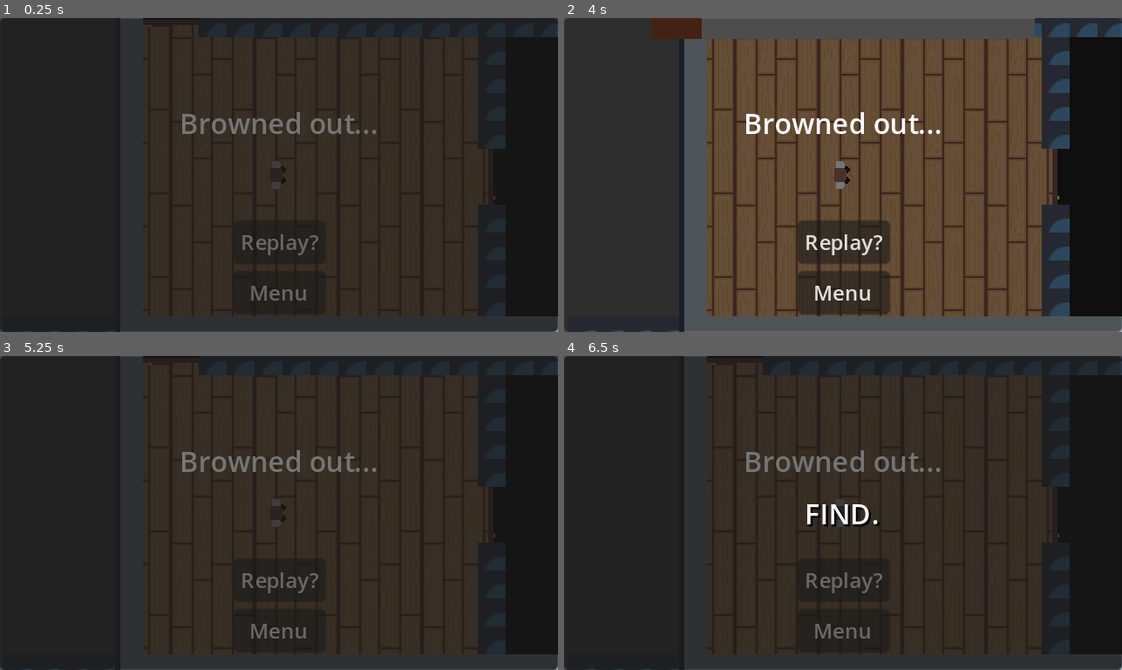
Above: before the commit, frames 1-4 (two rows, left to right).
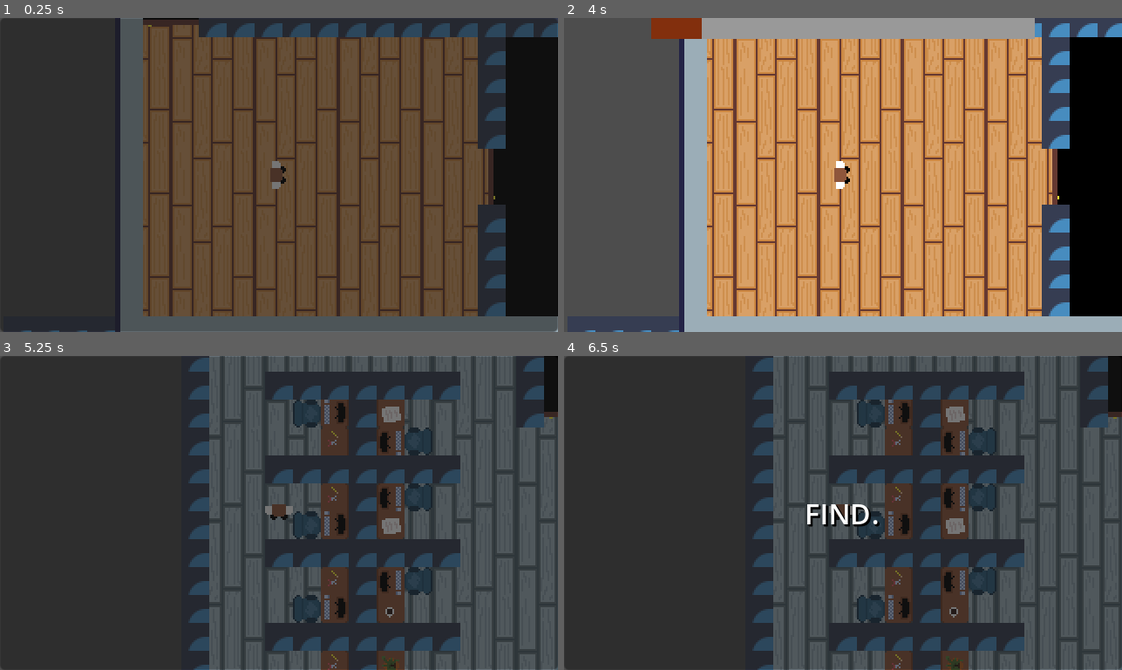
Above: after the commit, the same moments.

Repository: Access547/UWE-Game-Jam
Game: Godot game, scene res://Scenes/House.tscn
Two runs of this game, one before a commit and one after it. Both use one fixed random seed, a clock stepped at 60 frames per second and the inputs below. The engine's default icon, where the game draws it, is replaced by a stand-in: a white triangle on a blue panel in a dark square. Sound files missing from this copy of the repository are replaced by a short silence.
Inputs (mouse positions are in pixels of both pictures, inside the frame that each line leads up to):
- Up to frame 1 (0.25 s): no input
- Up to frame 2 (4 s): click (843, 240) at 0.5 s, where only the run before the commit has a clickable "Replay?"; click (843, 291) at 1.25 s, where only the run before the commit has a clickable "Menu"; click (843, 240) at 2 s, where only the run before the commit has a clickable "Replay?"; click (843, 240) at 2.75 s, where only the run before the commit has a clickable "Replay?"; tap Enter at 3.5 s; move the mouse to (965, 159) at 3.52 s; hold D (move_right) from 3.53 s (still down); click (965, 159) at 3.6 s
- Up to frame 3 (5.25 s): move the mouse to (167, 528) at 4.27 s; release D (move_right) at 4.28 s; hold S (move_down) 4.28-5 s; tap Space (shit) at 4.35 s; click "Next level" at 5 s
- Up to frame 4 (6.5 s): click (843, 578) at 5.75 s, where only the run before the commit has a clickable "Replay?"

The runs differ from the first frame. In frame 1, 58% of the frame differs, in the area x 4-100%, y 0-100%; in frame 2, 91%, in the area x 0-100%, y 0-100%; in frame 3, 46%; in frame 4, 45%.

Commit message:
POOPOOPOOPOOPOO

Diff:
--- a/Scenes/House.tscn
+++ b/Scenes/House.tscn
@@ -696,6 +696,9 @@
 visible_characters = -1
 visible_ratio = 1.0
 
+[node name="youLose" parent="Character/HUD" index="3"]
+visible = false
+
 [node name="Teleporter" parent="." node_paths=PackedStringArray("player") instance=ExtResource("3_e3vp4")]
 position = Vector2(485, -17)
 player = NodePath("../Character")
--- a/Scenes/office.tscn
+++ b/Scenes/office.tscn
@@ -774,14 +774,31 @@
 layer_1/name = "Decor"
 layer_1/tile_data = PackedInt32Array(720894, 4259841, 1, 655370, 4259841, 1, -131056, 4259841, 1, -327661, 4259841, 1,  …(2960 unchanged characters)…
 
+[node name="Toilet" parent="." instance=ExtResource("3_4g2tf")]
+position = Vector2(279, 1416)
+rotation = 3.14159
+scale = Vector2(12, 12)
+
 [node name="Character" parent="." node_paths=PackedStringArray("toilet") instance=ExtResource("2_5gxbo")]
 position = Vector2(9, 17)
 max_speed = 200
 toilet = NodePath("../Toilet")
 level2 = ExtResource("4_d7cy8")
 
-[node name="youWin" parent="Character/HUD" index="2"]
-visible = true
+[node name="RichTextLabel" parent="Character/HUD/youWin" index="0"]
+visible = false
+
+[node name="Next Level" parent="Character/HUD/youWin" index="1"]
+visible = false
+
+[node name="youLose" parent="Character/HUD" index="3"]
+visible = false
+
+[node name="Replay" parent="Character/HUD/youLose" index="1"]
+visible = false
+
+[node name="Menu" parent="Character/HUD/youLose" index="2"]
+visible = false
 
 [node name="NPC" parent="." instance=ExtResource("10_rsxa5")]
 position = Vector2(449, -52)
@@ -867,50 +884,44 @@
 position = Vector2(192, -41)
 
 [node name="Fog" parent="." node_paths=PackedStringArray("doors") instance=ExtResource("7_p6qcf")]
-visible = false
 doors = [NodePath("../DoorVertical3")]
 
 [node name="Polygon2D" type="Polygon2D" parent="Fog"]
 color = Color(0, 0, 0, 1)
-polygon = PackedVector2Array(367, 96, 463, 96, 464, 176, 368, 176)
+polygon = PackedVector2Array(368, 96, 464, 96, 464, 176, 368, 176, 368, 160, 364, 160, 364, 128, 368, 128)
 
 [node name="Fog2" parent="." node_paths=PackedStringArray("doors") instance=ExtResource("7_p6qcf")]
-visible = false
 doors = [NodePath("../DoorVertical2")]
 
 [node name="Polygon2D" type="Polygon2D" parent="Fog2"]
 color = Color(0, 0, 0, 1)
-polygon = PackedVector2Array(367, 16, 367, 31, 363, 31, 363, 63, 368, 63, 368, 79, 463, 80, 463, 16)
+polygon = PackedVector2Array(367, 16, 367, 31, 363, 31, 363, 64, 368, 64, 368, 80, 464, 80, 464, 16)
 
 [node name="Fog3" parent="." node_paths=PackedStringArray("doors") instance=ExtResource("7_p6qcf")]
-visible = false
 doors = [NodePath("../DoorVertical")]
 
 [node name="Polygon2D" type="Polygon2D" parent="Fog3"]
 color = Color(0, 0, 0, 1)
-polygon = PackedVector2Array(368, -80, 368, -63, 360, -63, 361, -31, 369, -32, 369, 0, 464, 0, 464, -80)
+polygon = PackedVector2Array(368, -80, 368, -64, 361, -64, 361, -32, 368, -32, 368, 0, 464, 0, 464, -80)
 
 [node name="Fog4" parent="." node_paths=PackedStringArray("doors") instance=ExtResource("7_p6qcf")]
-visible = false
 doors = [NodePath("../DoorVertical4")]
 
 [node name="Polygon2D" type="Polygon2D" parent="Fog4"]
 color = Color(0, 0, 0, 1)
-polygon = PackedVector2Array(288, -80, 288, 0, 282, 0, 282, 32, 289, 32, 289, 176, 352, 176, 352, 160, 361, 160, 361, 127, 352, 127, 352, 63, 360, 63, 360, 31, 352, 31, 352, -32, 358, -32, 358, -65, 352, -65, 352, -80)
+polygon = PackedVector2Array(288, -80, 288, 0, 282, 0, 282, 32, 289, 32, 289, 176, 352, 176, 352, 160, 361, 160, 361, 127, 352, 127, 352, 64, 361, 64, 361, 31, 352, 31, 352, -32, 358, -32, 358, -65, 352, -65, 352, -80)
 
 [node name="Fog5" parent="." node_paths=PackedStringArray("doors") instance=ExtResource("7_p6qcf")]
-visible = false
 doors = [NodePath("../DoorHorizontal2")]
 
 [node name="Polygon2D" type="Polygon2D" parent="Fog5"]
 color = Color(0, 0, 0, 1)
-polygon = PackedVector2Array(208, -80, 209, -42, 242, -42, 241, -49, 272, -49, 272, -80)
+polygon = PackedVector2Array(208, -80, 208, -42, 241, -42, 241, -48, 272, -48, 272, -80)
 
 [node name="DoorHorizontal2" parent="." instance=ExtResource("3_m2sgf")]
 position = Vector2(240, -42)
 
 [node name="Fog6" parent="." node_paths=PackedStringArray("doors") instance=ExtResource("7_p6qcf")]
-visible = false
 doors = [NodePath("../DoorHorizontal")]
 
 [node name="Polygon2D" type="Polygon2D" parent="Fog6"]
@@ -921,7 +932,6 @@
 position = Vector2(224, 81)
 
 [node name="Fog7" parent="." node_paths=PackedStringArray("doors") instance=ExtResource("7_p6qcf")]
-visible = false
 doors = [NodePath("../DoorHorizontal3")]
 
 [node name="Polygon2D" type="Polygon2D" parent="Fog7"]
@@ -929,7 +939,6 @@
 polygon = PackedVector2Array(225, 84, 225, 176, 192, 176, 192, 84)
 
 [node name="Fog8" parent="." instance=ExtResource("7_p6qcf")]
-visible = false
 
 [node name="Polygon2D" type="Polygon2D" parent="Fog8"]
 
@@ -1006,7 +1015,6 @@
 position = Vector2(1888, 358)
 
 [node name="Fog9" parent="." node_paths=PackedStringArray("doors") instance=ExtResource("7_p6qcf")]
-visible = false
 doors = [NodePath("../DoorHorizontal22")]
 
 [node name="Polygon2D" type="Polygon2D" parent="Fog9"]
@@ -1014,15 +1022,13 @@
 polygon = PackedVector2Array(1360, 352, 1424, 352, 1424, 358, 1437.71, 358, 1456, 358, 1456, 351, 1520, 352, 1520, 288, 1360, 288)
 
 [node name="Fog10" parent="." node_paths=PackedStringArray("doors") instance=ExtResource("7_p6qcf")]
-visible = false
 doors = [NodePath("../DoorHorizontal4")]
 
 [node name="Polygon2D" type="Polygon2D" parent="Fog10"]
 color = Color(0, 0, 0, 1)
-polygon = PackedVector2Array(1456, 416, 1456, 480, 1248, 480, 1248, 416, 1329, 416, 1329, 410, 1360, 410, 1360, 416)
+polygon = PackedVector2Array(1456, 416, 1456, 480, 1248, 480, 1248, 416, 1328, 416, 1328, 410, 1360, 410, 1360, 416)
 
 [node name="Fog11" parent="." node_paths=PackedStringArray("doors") instance=ExtResource("7_p6qcf")]
-visible = false
 doors = [NodePath("../DoorVertical5")]
 
 [node name="Polygon2D" type="Polygon2D" parent="Fog11"]
@@ -1030,15 +1036,13 @@
 polygon = PackedVector2Array(1296, 400, 1296, 368, 1305, 368, 1305, 335, 1296, 335, 1296, 288, 1248, 288, 1248, 400)
 
 [node name="Fog12" parent="." node_paths=PackedStringArray("doors") instance=ExtResource("7_p6qcf")]
-visible = false
 doors = [NodePath("../DoorHorizontal5")]
 
 [node name="Polygon2D" type="Polygon2D" parent="Fog12"]
 color = Color(0, 0, 0, 1)
-polygon = PackedVector2Array(1487, 416, 1472, 416, 1472, 480, 1519, 480, 1520, 410, 1488, 411)
+polygon = PackedVector2Array(1488, 416, 1472, 416, 1472, 480, 1520, 480, 1520, 410, 1488, 410)
 
 [node name="Fog13" parent="." node_paths=PackedStringArray("doors") instance=ExtResource("7_p6qcf")]
-visible = false
 doors = [NodePath("../DoorHorizontal6")]
 
 [node name="Polygon2D" type="Polygon2D" parent="Fog13"]
@@ -1046,7 +1050,6 @@
 polygon = PackedVector2Array(1552, 416, 1536, 416, 1536, 480, 1600, 480, 1600, 416, 1584, 416, 1584, 409, 1552, 409)
 
 [node name="Fog14" parent="." node_paths=PackedStringArray("doors") instance=ExtResource("7_p6qcf")]
-visible = false
 doors = [NodePath("../DoorHorizontal7")]
 
 [node name="Polygon2D" type="Polygon2D" parent="Fog14"]
@@ -1054,7 +1057,6 @@
 polygon = PackedVector2Array(1616, 416, 1648, 416, 1648, 407, 1680, 407, 1680, 416, 1744, 416, 1744, 480, 1616, 480)
 
 [node name="Fog15" parent="." node_paths=PackedStringArray("doors") instance=ExtResource("7_p6qcf")]
-visible = false
 doors = [NodePath("../DoorHorizontal8")]
 
 [node name="Polygon2D" type="Polygon2D" parent="Fog15"]
@@ -1062,7 +1064,6 @@
 polygon = PackedVector2Array(1760, 416, 1792, 416, 1792, 410, 1824, 410, 1824, 480, 1760, 480)
 
 [node name="Fog16" parent="." node_paths=PackedStringArray("doors") instance=ExtResource("7_p6qcf")]
-visible = false
 doors = [NodePath("../DoorHorizontal23")]
 
 [node name="Polygon2D" type="Polygon2D" parent="Fog16"]
@@ -1070,7 +1071,6 @@
 polygon = PackedVector2Array(1840, 416, 1856, 416, 1856, 407, 1888, 407, 1888, 416, 1904, 416, 1904, 480, 1839, 480)
 
 [node name="Fog17" parent="." node_paths=PackedStringArray("doors") instance=ExtResource("7_p6qcf")]
-visible = false
 doors = [NodePath("../DoorHorizontal24")]
 
 [node name="Polygon2D" type="Polygon2D" parent="Fog17"]
@@ -1078,7 +1078,6 @@
 polygon = PackedVector2Array(1840, 352, 1840, 288, 1904, 288, 1904, 352, 1888, 352, 1888, 358, 1856, 358, 1856, 352)
 
 [node name="Fog18" parent="." node_paths=PackedStringArray("doors") instance=ExtResource("7_p6qcf")]
-visible = false
 doors = [NodePath("../DoorHorizontal19")]
 
 [node name="Polygon2D" type="Polygon2D" parent="Fog18"]
@@ -1086,7 +1085,6 @@
 polygon = PackedVector2Array(1632, 352, 1680, 352, 1680, 358, 1712, 358, 1712, 351, 1777, 352, 1776, 288, 1632, 288)
 
 [node name="Fog19" parent="." node_paths=PackedStringArray("doors") instance=ExtResource("7_p6qcf")]
-visible = false
 doors = [NodePath("../DoorHorizontal20")]
 
 [node name="Polygon2D" type="Polygon2D" parent="Fog19"]
@@ -1094,23 +1092,20 @@
 polygon = PackedVector2Array(1584, 358, 1584, 288, 1616, 288, 1616, 358)
 
 [node name="Fog20" parent="." node_paths=PackedStringArray("doors") instance=ExtResource("7_p6qcf")]
-visible = false
 doors = [NodePath("../DoorHorizontal21")]
 
 [node name="Polygon2D" type="Polygon2D" parent="Fog20"]
 color = Color(0, 0, 0, 1)
-polygon = PackedVector2Array(1535, 361, 1535, 368, 1456, 367, 1456, 361, 1424, 361, 1424, 368, 1344, 367, 1344, 282, 1312, 282, 1312, 335, 1307, 340, 1308, 368, 1313, 368, 1312, 400, 1328, 400, 1328, 406, 1360, 406, 1360, 400, 1488, 400, 1488, 407, 1520, 407, 1520, 400, 1552, 400, 1552, 406, 1584, 406, 1584, 400, 1648, 400, 1648, 404, 1680, 404, 1680, 400, 1792, 400, 1792, 407, 1824, 407, 1824, 400, 1856, 400, 1856, 404, 1888, 404, 1888, 400, 1904, 400, 1904, 368, 1887, 368, 1887, 361, 1856, 361, 1856, 368, 1824, 368,  …(142 unchanged characters)…
+polygon = PackedVector2Array(1535, 361, 1535, 368, 1456, 367, 1456, 361, 1424, 361, 1424, 368, 1344, 367, 1344, 282, 1312, 282, 1312, 335, 1308, 335, 1308, 368, 1312, 368, 1312, 400, 1328, 400, 1328, 407, 1360, 407, 1360, 400, 1488, 400, 1488, 407, 1520, 407, 1520, 400, 1552, 400, 1552, 406, 1584, 406, 1584, 400, 1648, 400, 1648, 404, 1680, 404, 1680, 400, 1792, 400, 1792, 407, 1824, 407, 1824, 400, 1856, 400, 1856, 404, 1888, 404, 1888, 400, 1904, 400, 1904, 368, 1888, 368, 1888, 361, 1856, 361, 1856, 368, 1824, 368,  …(142 unchanged characters)…
 
 [node name="Fog21" parent="." node_paths=PackedStringArray("doors") instance=ExtResource("7_p6qcf")]
-visible = false
 doors = [NodePath("../DoorVertical7")]
 
 [node name="Polygon2D" type="Polygon2D" parent="Fog21"]
 color = Color(0, 0, 0, 1)
-polygon = PackedVector2Array(1296, 17, 1296, 64, 1248, 64, 1248, -112, 1329, -112, 1328, -64, 1296, -64, 1296, -48, 1280, -48, 1281, -32, 1292, -32, 1292, -1, 1280, -1, 1280, 16)
+polygon = PackedVector2Array(1296, 16, 1296, 64, 1248, 64, 1248, -112, 1328, -112, 1328, -64, 1296, -64, 1296, -48, 1280, -48, 1281, -32, 1292, -32, 1292, 0, 1280, 0, 1280, 16)
 
 [node name="Fog22" parent="." node_paths=PackedStringArray("doors") instance=ExtResource("7_p6qcf")]
-visible = false
 doors = [NodePath("../DoorHorizontal15")]
 
 [node name="Polygon2D" type="Polygon2D" parent="Fog22"]
@@ -1118,15 +1113,13 @@
 polygon = PackedVector2Array(1376, -58, 1376, -112, 1344, -112, 1344, -58)
 
 [node name="Fog23" parent="." node_paths=PackedStringArray("doors") instance=ExtResource("7_p6qcf")]
-visible = false
 doors = [NodePath("../DoorHorizontal18")]
 
 [node name="Polygon2D" type="Polygon2D" parent="Fog23"]
 color = Color(0, 0, 0, 1)
-polygon = PackedVector2Array(1408, -64, 1392, -64, 1392, -112, 1456, -112, 1456, -64, 1439, -64, 1440, -58, 1408, -58)
+polygon = PackedVector2Array(1408, -64, 1392, -64, 1392, -112, 1456, -112, 1456, -64, 1440, -64, 1440, -58, 1408, -58)
 
 [node name="Fog24" parent="." node_paths=PackedStringArray("doors") instance=ExtResource("7_p6qcf")]
-visible = false
 doors = [NodePath("../DoorHorizontal9")]
 
 [node name="Polygon2D" type="Polygon2D" parent="Fog24"]
@@ -1134,42 +1127,37 @@
 polygon = PackedVector2Array(1472, -64, 1536, -64, 1536, -57, 1568, -57, 1568, -64, 1632, -64, 1632, -113, 1472, -112)
 
 [node name="Fog25" parent="." node_paths=PackedStringArray("doors") instance=ExtResource("7_p6qcf")]
-visible = false
 doors = [NodePath("../DoorHorizontal12")]
 
 [node name="Polygon2D" type="Polygon2D" parent="Fog25"]
 color = Color(0, 0, 0, 1)
-polygon = PackedVector2Array(1647, -57, 1648, -112, 1680, -112, 1680, -56)
+polygon = PackedVector2Array(1648, -56, 1648, -112, 1680, -112, 1680, -56)
 
 [node name="Fog26" parent="." node_paths=PackedStringArray("doors") instance=ExtResource("7_p6qcf")]
-visible = false
 doors = [NodePath("../DoorHorizontal13")]
 
 [node name="Polygon2D" type="Polygon2D" parent="Fog26"]
 color = Color(0, 0, 0, 1)
-polygon = PackedVector2Array(1696, -59, 1696, -112, 1728, -112, 1728, -58)
+polygon = PackedVector2Array(1696, -58, 1696, -112, 1728, -112, 1728, -58)
 
 [node name="Fog27" parent="." node_paths=PackedStringArray("doors") instance=ExtResource("7_p6qcf")]
-visible = false
 doors = [NodePath("../DoorHorizontal14")]
 
 [node name="Polygon2D" type="Polygon2D" parent="Fog27"]
 color = Color(0, 0, 0, 1)
-polygon = PackedVector2Array(1743, -61, 1744, -112, 1776, -112, 1777, -60)
+polygon = PackedVector2Array(1744, -60, 1744, -112, 1776, -112, 1777, -60)
 
 [node name="DoorHorizontal35" parent="." instance=ExtResource("3_m2sgf")]
 position = Vector2(544, 1059)
 
 [node name="Fog28" parent="." node_paths=PackedStringArray("doors") instance=ExtResource("7_p6qcf")]
-visible = false
 doors = [NodePath("../DoorHorizontal16")]
 
 [node name="Polygon2D" type="Polygon2D" parent="Fog28"]
 color = Color(0, 0, 0, 1)
-polygon = PackedVector2Array(1792, -61, 1792, -112, 1888, -112, 1888, -16, 1840, -16, 1840, -64, 1824, -64, 1824, -60)
+polygon = PackedVector2Array(1792, -60, 1792, -112, 1888, -112, 1888, -16, 1840, -16, 1840, -64, 1825, -64, 1825, -60)
 
 [node name="Fog29" parent="." node_paths=PackedStringArray("doors") instance=ExtResource("7_p6qcf")]
-visible = false
 doors = [NodePath("../DoorVertical6")]
 
 [node name="Polygon2D" type="Polygon2D" parent="Fog29"]
@@ -1177,15 +1165,13 @@
 polygon = PackedVector2Array(1834, 0, 1888, 0, 1888, 64, 1840, 64, 1840, 32, 1834, 32)
 
 [node name="Fog30" parent="." node_paths=PackedStringArray("doors") instance=ExtResource("7_p6qcf")]
-visible = false
 doors = [NodePath("../DoorHorizontal10")]
 
 [node name="Polygon2D" type="Polygon2D" parent="Fog30"]
 color = Color(0, 0, 0, 1)
-polygon = PackedVector2Array(1664, -7, 1664, 0, 1584, 0, 1584, 64, 1777, 64, 1777, 0, 1696, 0, 1696, -8)
+polygon = PackedVector2Array(1664, -8, 1664, 0, 1584, 0, 1584, 64, 1777, 64, 1777, 0, 1696, 0, 1696, -8)
 
 [node name="Fog31" parent="." node_paths=PackedStringArray("doors") instance=ExtResource("7_p6qcf")]
-visible = false
 doors = [NodePath("../DoorHorizontal11")]
 
 [node name="Polygon2D" type="Polygon2D" parent="Fog31"]
@@ -1193,12 +1179,11 @@
 polygon = PackedVector2Array(1536, -7, 1536, 64, 1568, 64, 1568, -7)
 
 [node name="Fog32" parent="." node_paths=PackedStringArray("doors") instance=ExtResource("7_p6qcf")]
-visible = false
 doors = [NodePath("../DoorHorizontal17")]
 
 [node name="Polygon2D" type="Polygon2D" parent="Fog32"]
 color = Color(0, 0, 0, 1)
-polygon = PackedVector2Array(1360, -1, 1360, 64, 1520, 64, 1520, 0, 1441, -1, 1441, -8, 1408, -8, 1408, 1)
+polygon = PackedVector2Array(1360, 0, 1360, 64, 1520, 64, 1520, 0, 1440, -1, 1440, -8, 1408, -8, 1408, 0)
 
 [node name="DoorHorizontal25" parent="." instance=ExtResource("3_m2sgf")]
 position = Vector2(1344, 279)
@@ -1207,12 +1192,11 @@
 position = Vector2(1823, 278)
 
 [node name="Fog33" parent="." node_paths=PackedStringArray("doors") instance=ExtResource("7_p6qcf")]
-visible = false
 doors = [NodePath("../DoorHorizontal26"), NodePath("../DoorHorizontal25")]
 
 [node name="Polygon2D" type="Polygon2D" parent="Fog33"]
 color = Color(0, 0, 0, 1)
-polygon = PackedVector2Array(1824, 277, 1824, 32, 1830, 32, 1831, 0, 1824, 0, 1824, -57, 1791, -57, 1791, -48, 1776, -48, 1777, -57, 1744, -57, 1744, -48, 1728, -48, 1728, -55, 1696, -55, 1696, -48, 1680, -48, 1680, -53, 1648, -53, 1648, -48, 1567, -48, 1567, -54, 1537, -54, 1537, -48, 1440, -48, 1440, -55, 1408, -55, 1408, -48, 1375, -48, 1375, -55, 1344, -55, 1344, -48, 1312, -48, 1312, -32, 1295, -32, 1295, -1, 1312, -1, 1312, 279, 1344, 279, 1344, -16, 1408, -16, 1408, -11, 1440, -11, 1440, -16, 1536, -16, 1536, -10, 1568, -10, 1568, -16, 1664, -16, 1665, -11, 1696, -11, 1696, -16, 1792, -16, 1792, 278)
+polygon = PackedVector2Array(1824, 278, 1824, 32, 1831, 32, 1831, 0, 1824, 0, 1824, -57, 1791, -57, 1791, -48, 1776, -48, 1777, -57, 1744, -57, 1744, -48, 1728, -48, 1728, -55, 1696, -55, 1696, -48, 1680, -48, 1680, -53, 1648, -53, 1648, -48, 1568, -48, 1568, -54, 1536, -54, 1536, -49, 1440, -48, 1440, -55, 1408, -55, 1408, -48, 1376, -48, 1376, -55, 1344, -55, 1344, -48, 1312, -48, 1312, -32, 1295, -32, 1295, 0, 1312, 0, 1312, 279, 1344, 279, 1344, -16, 1408, -16, 1408, -11, 1440, -11, 1440, -16, 1535, -16, 1535, -10, 1568, -10, 1568, -16, 1664, -16, 1664, -11, 1696, -11, 1696, -16, 1792, -16, 1791, 278)
 
 [node name="DoorHorizontal27" parent="." instance=ExtResource("3_m2sgf")]
 position = Vector2(400, 1061)
@@ -1245,23 +1229,20 @@
 position = Vector2(247, 1104)
 
 [node name="Fog34" parent="." node_paths=PackedStringArray("doors") instance=ExtResource("7_p6qcf")]
-visible = false
 doors = [NodePath("../DoorHorizontal35")]
 
 [node name="Polygon2D" type="Polygon2D" parent="Fog34"]
 color = Color(0, 0, 0, 1)
-polygon = PackedVector2Array(544, 1062, 544, 1072, 656, 1072 …(84 unchanged characters)… 1097, 880, 1104, 928, 1104, 928, 1136, 879, 1136, 878, 1142, 848, 1142, 848, 1136, 799, 1136, 800, 1216, 559, 1216, 559, 1221, 528, 1221, 528, 1216, 352, 1216, …(341 unchanged characters)…
+polygon = PackedVector2Array(544, 1062, 544, 1072, 656, 1072 …(84 unchanged characters)… 1097, 880, 1104, 928, 1104, 928, 1136, 880, 1136, 880, 1142, 848, 1142, 848, 1136, 799, 1136, 800, 1216, 560, 1216, 560, 1221, 528, 1221, 528, 1216, 352, 1216, …(341 unchanged characters)…
 
 [node name="Fog35" parent="." node_paths=PackedStringArray("doors") instance=ExtResource("7_p6qcf")]
-visible = false
 doors = [NodePath("../DoorHorizontal28")]
 
 [node name="Polygon2D" type="Polygon2D" parent="Fog35"]
 color = Color(0, 0, 0, 1)
-polygon = PackedVector2Array(528, 1224, 528, 1232, 432, 1232, 432, 1424, 720, 1424, 720, 1232, 560, 1232, 560, 1224)
+polygon = PackedVector2Array(528, 1224, 528, 1232, 432, 1232, 432, 1424, 720, 1424, 720, 1232, 567.897, 1232, 560, 1232, 560, 1224)
 
 [node name="Fog36" parent="." node_paths=PackedStringArray("doors") instance=ExtResource("7_p6qcf")]
-visible = false
 doors = [NodePath("../DoorHorizontal29")]
 
 [node name="Polygon2D" type="Polygon2D" parent="Fog36"]
@@ -1269,31 +1250,27 @@
 polygon = PackedVector2Array(880, 1145, 880, 1152, 929, 1152, 928, 1424, 736, 1424, 736, 1232, 816, 1232, 816, 1152, 848, 1152, 848, 1145)
 
 [node name="Fog37" parent="." node_paths=PackedStringArray("doors") instance=ExtResource("7_p6qcf")]
-visible = false
 doors = [NodePath("../DoorHorizontal32")]
 
 [node name="Polygon2D" type="Polygon2D" parent="Fog37"]
 color = Color(0, 0, 0, 1)
-polygon = PackedVector2Array(816, 1088, 816, 992, 928, 992, 928, 1088, 879, 1088, 880, 1094, 848, 1094, 848, 1088)
+polygon = PackedVector2Array(816, 1088, 816, 992, 928, 992, 928, 1088, 880, 1088, 880, 1094, 848, 1094, 848, 1088)
 
 [node name="Fog38" parent="." node_paths=PackedStringArray("doors") instance=ExtResource("7_p6qcf")]
-visible = false
 doors = [NodePath("../DoorVertical9")]
 
 [node name="Polygon2D" type="Polygon2D" parent="Fog38"]
 color = Color(0, 0, 0, 1)
-polygon = PackedVector2Array(247, 1135, 240, 1136, 240, 1216, 112, 1216, 112, 992, 240, 992, 240, 1104, 247, 1104)
+polygon = PackedVector2Array(247, 1136, 240, 1136, 240, 1216, 112, 1216, 112, 992, 240, 992, 240, 1104, 247, 1104)
 
 [node name="Fog39" parent="." node_paths=PackedStringArray("doors") instance=ExtResource("7_p6qcf")]
-visible = false
 doors = [NodePath("../DoorHorizontal30")]
 
 [node name="Polygon2D" type="Polygon2D" parent="Fog39"]
 color = Color(0, 0, 0, 1)
-polygon = PackedVector2Array(303, 1231, 304, 1312, 207, 1312, 207, 1318, 177, 1318, 176, 1312, 112, 1312, 112, 1232)
+polygon = PackedVector2Array(304, 1231, 304, 1312, 208, 1312, 208, 1318, 176, 1318, 176, 1312, 112, 1312, 112, 1232)
 
 [node name="Fog40" parent="." node_paths=PackedStringArray("doors") instance=ExtResource("7_p6qcf")]
-visible = false
 doors = [NodePath("../DoorHorizontal34")]
 
 [node name="Polygon2D" type="Polygon2D" parent="Fog40"]
@@ -1301,7 +1278,6 @@
 polygon = PackedVector2Array(352, 1376, 320, 1376, 320, 1369, 288, 1369, 288, 1376, 256, 1376, 256, 1424, 352, 1424)
 
 [node name="Fog41" parent="." node_paths=PackedStringArray("doors") instance=ExtResource("7_p6qcf")]
-visible = false
 doors = [NodePath("../DoorVertical8")]
 
 [node name="Polygon2D" type="Polygon2D" parent="Fog41"]
@@ -1309,15 +1285,13 @@
 polygon = PackedVector2Array(368, 1232, 368, 1328, 362, 1328, 362, 1360, 368, 1360, 368, 1424, 415, 1424, 416, 1232)
 
 [node name="Fog42" parent="." node_paths=PackedStringArray("doors") instance=ExtResource("7_p6qcf")]
-visible = false
 doors = [NodePath("../DoorHorizontal31")]
 
 [node name="Polygon2D" type="Polygon2D" parent="Fog42"]
 color = Color(0, 0, 0, 1)
-polygon = PackedVector2Array(240, 1376, 240, 1424, 112, 1424, 112, 1376, 177, 1376, 176, 1369, 208, 1369, 208, 1376)
+polygon = PackedVector2Array(240, 1376, 240, 1424, 112, 1424, 112, 1376, 176, 1376, 176, 1369, 208, 1369, 208, 1376, 232.229, 1376)
 
 [node name="Fog43" parent="." node_paths=PackedStringArray("doors") instance=ExtResource("7_p6qcf")]
-visible = false
 doors = [NodePath("../DoorHorizontal27")]
 
 [node name="Polygon2D" type="Polygon2D" parent="Fog43"]
@@ -1325,12 +1299,11 @@
 polygon = PackedVector2Array(256, 1056, 368, 1056, 368, 1061, 400, 1061, 400, 1056, 496, 1056, 496, 992, 256, 992)
 
 [node name="Fog44" parent="." node_paths=PackedStringArray("doors") instance=ExtResource("7_p6qcf")]
-visible = false
 doors = [NodePath("../DoorHorizontal33")]
 
 [node name="Polygon2D" type="Polygon2D" parent="Fog44"]
 color = Color(0, 0, 0, 1)
-polygon = PackedVector2Array(560, 1056, 560, 992, 800, 992, 800, 1055, 688, 1056, 688, 1063, 656, 1062, 656, 1055)
+polygon = PackedVector2Array(560, 1056, 560, 992, 800, 992, 800, 1056, 688, 1056, 688, 1062, 656, 1062, 656, 1056)
 
 [node name="Dialog Starter" parent="." node_paths=PackedStringArray("canvas") instance=ExtResource("9_fytiy")]
 canvas = NodePath("../Character/HUD")
@@ -1396,9 +1369,4 @@
 shape = SubResource("RectangleShape2D_h82yg")
 debug_color = Color(0.47451, 0.588235, 0, 0.419608)
 
-[node name="Toilet" parent="." instance=ExtResource("3_4g2tf")]
-position = Vector2(279, 1416)
-rotation = 3.14159
-scale = Vector2(12, 12)
-
 [editable path="Character"]
